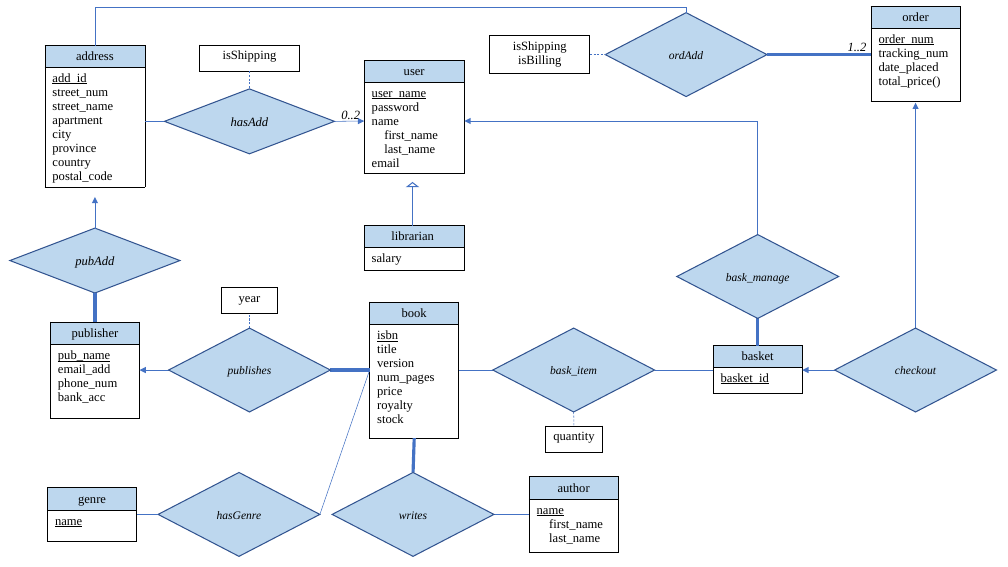
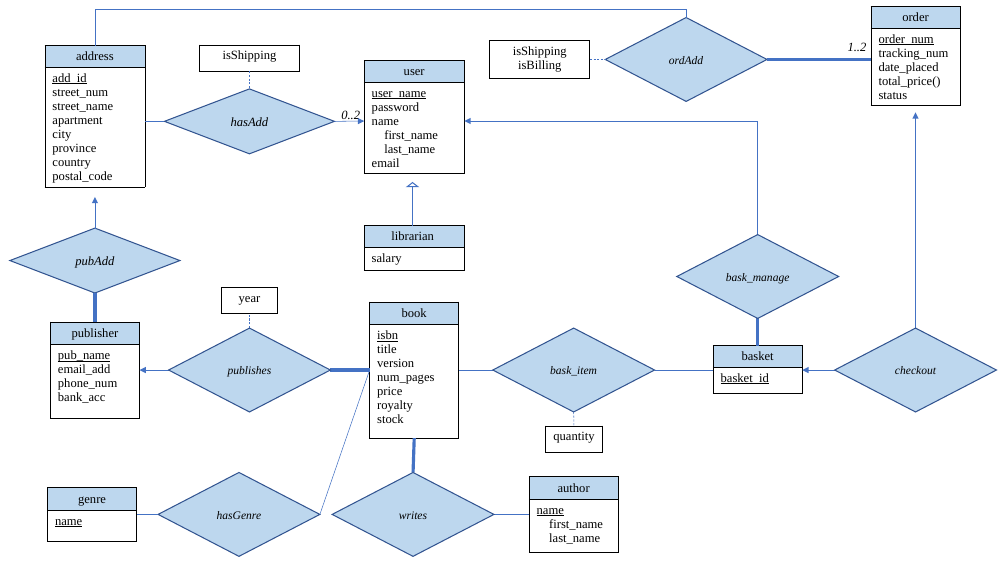
Before and after one commit to john-breton/COMP3005, a slide deck: slide 1 of documentation/ER Diagram/ER Diagram - Project - COMP3005.pptx. Drawn at 1008x567 pixels with LibreOffice and Linux fonts; fonts in the diff are those of the drawing. Boxes give left, top, right and bottom in pixels: in the first picture for what was removed or moved away, otherwise in the second. Text is boxed around its words. In the diff, an @@ line names an element or a change of style, - is before the commit and + after.

```diff
--- a/documentation/ER Diagram/ER Diagram - Project - COMP3005.pptx
+++ b/documentation/ER Diagram/ER Diagram - Project - COMP3005.pptx
@@ elbow line moved from (687, 13) - (95, 46) to (687, 17) - (95, 46) @@
@@ table at (x1=871, y1=7, x2=960, y2=113) @@
-row 2, column 1: order_num / tracking_num / date_placed / total_price()
+row 2, column 1: order_num / tracking_num / date_placed / total_price() / status
@@ 2 lines, 1 diamond, 1 table moved together from (x1=490, y1=13, x2=871, y2=97) to (x1=490, y1=17, x2=871, y2=101) @@
@@ arrow moved from (916, 328) - (916, 103) to (916, 328) - (916, 113) @@
```
Also in this commit, not shown: 10 other files.
